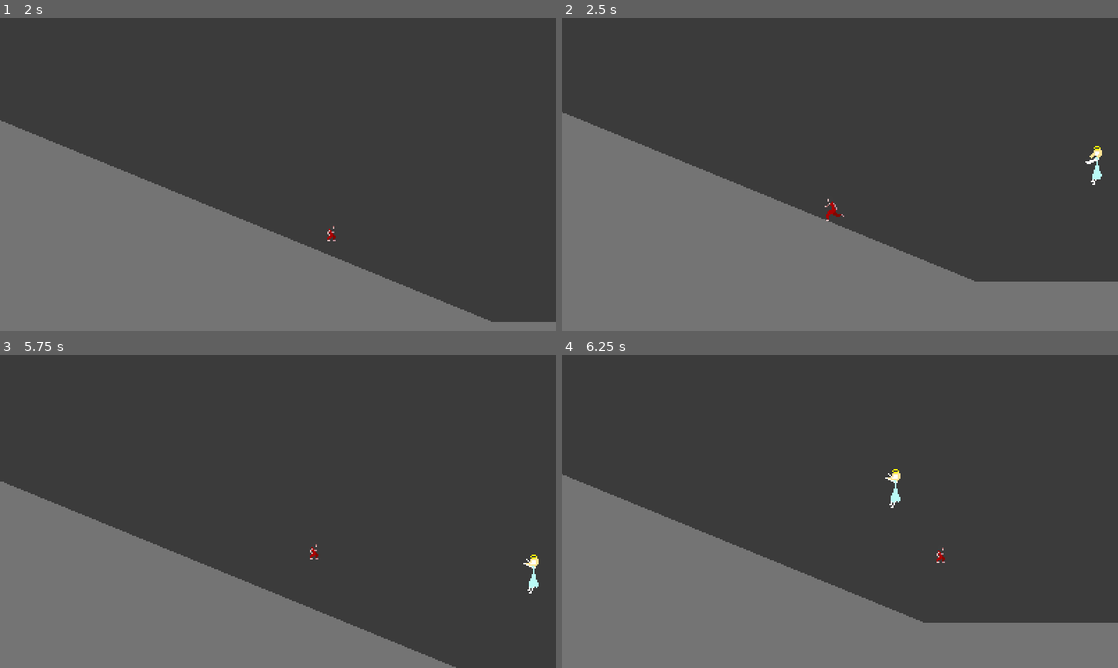
Above: before the commit, frames 1-4 (two rows, left to right).
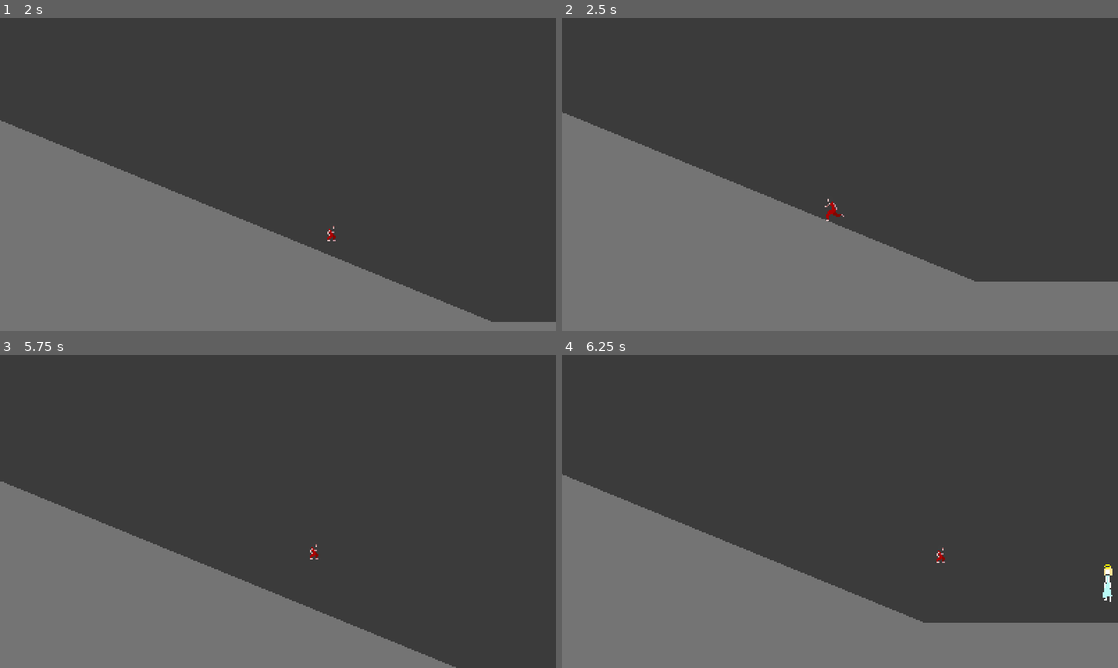
Above: after the commit, the same moments.

Repository: Lilith-In-Starlight/obsidian-glow
Game: Godot game, scene res://Areas/Field/FieldSubway.tscn
The game is run twice, just before and just after one commit, with the same random seed, the same clock (stepped at 60 frames per second) and the same inputs. This scene is started directly instead of the project's main scene.
Inputs:
- Up to frame 1 (2 s): hold Z 0.53-1.28 s; hold Right from 0.53 s (still down); tap Up at 0.77, 1.52 s; tap C at 1.35 s
- Up to frame 2 (2.5 s): release Right at 2.03 s; hold Left from 2.03 s (still down); hold X from 2.03 s (still down)
- Up to frame 3 (5.75 s): release X at 2.78 s; tap Z at 2.85 s; tap Up at 3.02, 3.77, 4.52 s; hold C 3.53-4.28 s; release Left at 4.28 s; hold Right from 4.28 s (still down); tap X at 4.35 s; hold Z from 5.03 s (still down)
- Up to frame 4 (6.25 s): keep holding Right; release Z at 5.78 s; tap C at 5.85 s; tap Up at 6.02 s

Frame 1 is identical in both runs. In frame 2, 0.1% of the frame differs, in the area x 94-98%, y 40-54%; in frame 3, 0.1%; in frame 4, 0.3%, in the area x 58-99%, y 36-79%.

Commit message:
The angel can attack and die now

Diff:
--- a/Enemies/LowAngel.gd
+++ b/Enemies/LowAngel.gd
@@ -1,4 +1,5 @@
 extends KinematicBody2D
+
 
 
 enum STATES {
@@ -7,6 +8,9 @@
 	RELEASE,
 	WAITING,
 }
+
+const FIREBALL := preload("res://Projectiles/Fireball.tscn")
+
 onready var Ray := $RayCast
 onready var Animations := $AnimatedSprite
 onready var Player := $"../../Neptune"
@@ -14,27 +18,65 @@
 var speed := Vector2(0, 0)
 var noise := OpenSimplexNoise.new()
 var time := 0.0
-var tim
+var time_attack := 0.0
+var health := 5
+
+func _ready():
+	noise.seed = hash(name)
 
 func _physics_process(delta):
-	var randv := Vector2(noise.get_noise_2d(position.x, time * 60) * 100, noise.get_noise_2d(position.y, time * 60) * 100)
-	time += delta
-	Ray.cast_to = Player.position - position
+	if health > 0:
+		var randv := Vector2(noise.get_noise_2d(position.x, time * 60) * 100, noise.get_noise_2d(position.y, time * 60) * 100)
+		time += delta
+		Ray.cast_to = Player.position - position
+		if Player.position.x > position.x:
+			Animations.scale.x = 1
+		else:
+			Animations.scale.x = -1
+		match state:
+			STATES.IDLE:
+				play("default")
+				speed = randv
+				if Ray.is_colliding():
+					if Ray.get_collider() == Player and Player.position.distance_to(position) < 400:
+						speed = lerp(speed, (Player.position - position + randv*0.2).normalized()*30, 0.1)
+						if Player.position.distance_to(position) < 200:
+							state = STATES.ATTACKING
+			STATES.ATTACKING:
+				play("attack")
+				if Player.position.distance_to(position) > 40:
+					speed = lerp(speed, (Player.position - position + randv).normalized()*50, 0.1)
+				else:
+					speed = lerp(speed, (position-Player.position + randv).normalized()*50, 0.1)
+				time_attack += delta
+				if Player.position.distance_to(position) < 45:
+					if time_attack > 2.3:
+						time_attack = 0.0
+						var nf := FIREBALL.instance()
+						nf.position = position
+						nf.direction = (Player.position-position).normalized()
+						get_parent().add_child(nf)
+						speed = (position-Player.position).normalized()*40
+						state = STATES.RELEASE
+			STATES.RELEASE:
+				play("release")
+				speed = lerp(speed, randv, 0.02)
+				time_attack += delta
+				if time_attack > 1.5:
+					time_attack = 0.0
+					state = STATES.IDLE
+	else:
+		speed.y += 8
+		if is_on_floor():
+			speed.x *= 0.75
+			play("dead")
+		else:
+			play("die")
+	move_and_slide(speed, Vector2.UP)
 
-	match state:
-		STATES.IDLE:
-			speed = randv
-			if Ray.is_colliding():
-				if Ray.get_collider() == Player and Player.position.distance_to(position) < 300:
-					state = STATES.ATTACKING
-		STATES.ATTACKING:
-			play("attack")
-			if Player.position.distance_to(position) > 70:
-				speed = lerp(speed, (Player.position - position + randv).normalized()*30, 0.1)
-			else:
-				speed = lerp(speed, (position-Player.position + randv).normalized()*30, 0.1)
-	move_and_slide(speed)
-
+func attacked(d, pos, s):
+	speed = (position-pos).normalized()*200 + s
+	health -= d
 
 func play(anim:String):
 	if Animations.animation != anim or not Animations.playing:
--- a/Enemies/LowAngel.tscn
+++ b/Enemies/LowAngel.tscn
@@ -1,10 +1,12 @@
-[gd_scene load_steps=22 format=2]
+[gd_scene load_steps=26 format=2]
 
 [ext_resource path="res://Sprites/Enemies/LowAngel/attack.png" type="Texture" id=1]
 [ext_resource path="res://Sprites/Enemies/LowAngel/idle.png" type="Texture" id=2]
 [ext_resource path="res://Enemies/LowAngel.gd" type="Script" id=3]
+[ext_resource path="res://Sprites/Enemies/LowAngel/die.png" type="Texture" id=4]
 
 [sub_resource type="RectangleShape2D" id=1]
+extents = Vector2( 3, 14 )
 
 [sub_resource type="AtlasTexture" id=2]
 atlas = ExtResource( 2 )
@@ -36,59 +38,83 @@
 
 [sub_resource type="AtlasTexture" id=9]
 atlas = ExtResource( 1 )
-region = Rect2( 96, 0, 12, 28 )
+region = Rect2( 0, 0, 12, 28 )
 
 [sub_resource type="AtlasTexture" id=10]
 atlas = ExtResource( 1 )
-region = Rect2( 0, 0, 12, 28 )
+region = Rect2( 12, 0, 12, 28 )
 
 [sub_resource type="AtlasTexture" id=11]
 atlas = ExtResource( 1 )
-region = Rect2( 12, 0, 12, 28 )
+region = Rect2( 24, 0, 12, 28 )
 
 [sub_resource type="AtlasTexture" id=12]
 atlas = ExtResource( 1 )
-region = Rect2( 24, 0, 12, 28 )
+region = Rect2( 36, 0, 12, 28 )
 
 [sub_resource type="AtlasTexture" id=13]
 atlas = ExtResource( 1 )
-region = Rect2( 36, 0, 12, 28 )
+region = Rect2( 48, 0, 12, 28 )
 
 [sub_resource type="AtlasTexture" id=14]
 atlas = ExtResource( 1 )
-region = Rect2( 48, 0, 12, 28 )
+region = Rect2( 60, 0, 12, 28 )
 
 [sub_resource type="AtlasTexture" id=15]
 atlas = ExtResource( 1 )
-region = Rect2( 60, 0, 12, 28 )
+region = Rect2( 72, 0, 12, 28 )
 
 [sub_resource type="AtlasTexture" id=16]
 atlas = ExtResource( 1 )
-region = Rect2( 72, 0, 12, 28 )
+region = Rect2( 84, 0, 12, 28 )
 
 [sub_resource type="AtlasTexture" id=17]
+atlas = ExtResource( 4 )
+region = Rect2( 0, 0, 37, 26 )
+
+[sub_resource type="AtlasTexture" id=18]
+atlas = ExtResource( 4 )
+region = Rect2( 37, 0, 37, 26 )
+
+[sub_resource type="AtlasTexture" id=19]
+atlas = ExtResource( 4 )
+region = Rect2( 74, 0, 37, 26 )
+
+[sub_resource type="AtlasTexture" id=20]
 atlas = ExtResource( 1 )
-region = Rect2( 84, 0, 12, 28 )
+region = Rect2( 96, 0, 12, 28 )
 
-[sub_resource type="SpriteFrames" id=18]
+[sub_resource type="SpriteFrames" id=21]
 animations = [ {
 "frames": [ SubResource( 2 ), SubResource( 3 ), SubResource( 4 ), SubResource( 5 ), SubResource( 6 ), SubResource( 7 ), SubResource( 8 ) ],
 "loop": true,
 "name": "default",
 "speed": 10.0
 }, {
-"frames": [ SubResource( 9 ) ],
+"frames": [ SubResource( 9 ), SubResource( 10 ), SubResource( 11 ), SubResource( 12 ), SubResource( 13 ), SubResource( 14 ), SubResource( 15 ), SubResource( 16 ) ],
+"loop": false,
+"name": "attack",
+"speed": 5.0
+}, {
+"frames": [ SubResource( 17 ), SubResource( 18 ) ],
+"loop": false,
+"name": "die",
+"speed": 5.0
+}, {
+"frames": [ SubResource( 19 ) ],
+"loop": true,
+"name": "dead",
+"speed": 5.0
+}, {
+"frames": [ SubResource( 20 ) ],
 "loop": true,
 "name": "release",
 "speed": 5.0
-}, {
-"frames": [ SubResource( 10 ), SubResource( 11 ), SubResource( 12 ), SubResource( 13 ), SubResource( 14 ), SubResource( 15 ), SubResource( 16 ), SubResource( 17 ) ],
-"loop": false,
-"name": "attack",
-"speed": 5.0
 } ]
 
-[node name="LowAngel" type="KinematicBody2D"]
+[node name="LowAngel" type="KinematicBody2D" groups=[
+"attackable",
+]]
 collision_layer = 24
 script = ExtResource( 3 )
 
@@ -96,9 +122,10 @@
 shape = SubResource( 1 )
 
 [node name="AnimatedSprite" type="AnimatedSprite" parent="."]
-frames = SubResource( 18 )
-frame = 5
+frames = SubResource( 21 )
+frame = 6
 playing = true
+flip_h = true
 
 [node name="RayCast" type="RayCast2D" parent="."]
 enabled = true
--- /dev/null
+++ b/Projectiles/Fireball.gd
@@ -0,0 +1,19 @@
+extends Area2D
+
+
+var direction := Vector2(0,0)
+
+
+# Called when the node enters the scene tree for the first time.
+func _ready():
+	pass # Replace with function body.
+
+
+func _process(delta):
+	position += direction.normalized() * 110 * delta
+
+
+func _on_body_entered(body):
+	if body.name == "Neptune":
+		body.call("attacked", 1, position, direction.normalized()*110)
+	queue_free()
--- /dev/null
+++ b/Projectiles/Fireball.tscn
@@ -0,0 +1,38 @@
+[gd_scene load_steps=7 format=2]
+
+[ext_resource path="res://Projectiles/Fireball.gd" type="Script" id=1]
+[ext_resource path="res://Sprites/Projectiles/Fireball.png" type="Texture" id=2]
+
+[sub_resource type="CircleShape2D" id=1]
+radius = 6.08276
+
+[sub_resource type="AtlasTexture" id=2]
+atlas = ExtResource( 2 )
+region = Rect2( 0, 0, 10, 10 )
+
+[sub_resource type="AtlasTexture" id=3]
+atlas = ExtResource( 2 )
+region = Rect2( 10, 0, 10, 10 )
+
+[sub_resource type="SpriteFrames" id=4]
+animations = [ {
+"frames": [ SubResource( 2 ), SubResource( 3 ) ],
+"loop": true,
+"name": "default",
+"speed": 10.0
+} ]
+
+[node name="Fireball" type="Area2D"]
+collision_layer = 32
+collision_mask = 39
+script = ExtResource( 1 )
+
+[node name="CollisionShape2D" type="CollisionShape2D" parent="."]
+shape = SubResource( 1 )
+
+[node name="AnimatedSprite" type="AnimatedSprite" parent="."]
+frames = SubResource( 4 )
+frame = 1
+playing = true
+
+[connection signal="body_entered" from="." to="." method="_on_body_entered"]
Binary file added: Sprites/Enemies/LowAngel/die.png
Not shown, added: Sprites/Enemies/LowAngel/die.png.import
Binary file added: Sprites/Projectiles/Fireball.png
Not shown, added: Sprites/Projectiles/Fireball.png.import
